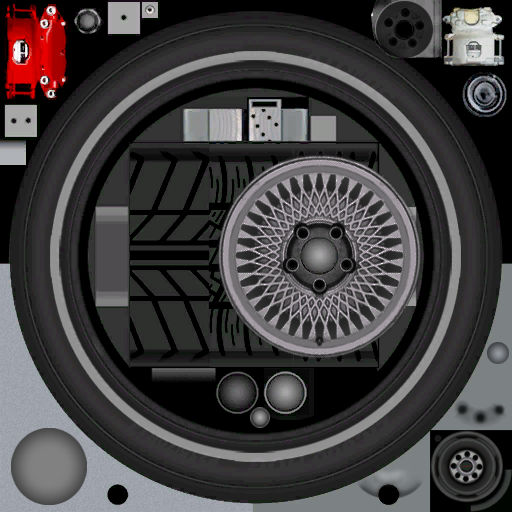
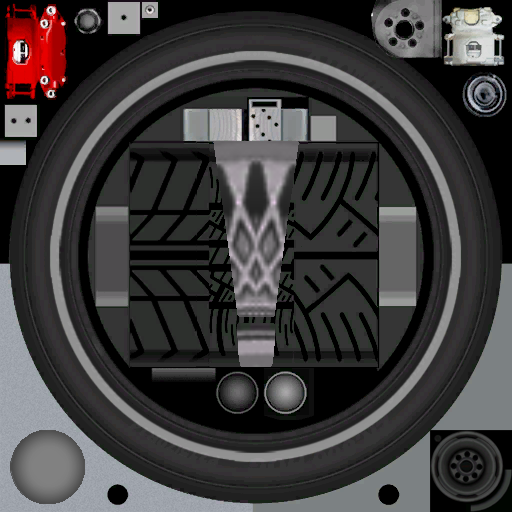
Revision of a layered w=512, h=512 image; what changed, layer by layer:
removed group "CLASSICAL" (7 layers) from group "CHEVROLET CAPRICE" over left=11, top=51, right=461, bottom=505
removed layer "Слой 3" from group "CLASSICAL" over left=300, top=237, right=338, bottom=275
removed layer "Заливка цветом 1" (was vivid light, 50%) from group "CLASSICAL" over left=50, top=51, right=461, bottom=462
removed group "CLASSICAL DISK" (3 layers) from group "CLASSICAL" over left=11, top=150, right=426, bottom=505
removed layer "Слой 5" from group "CLASSICAL DISK" over left=11, top=428, right=87, bottom=505
removed layer "WHEEL" from group "CLASSICAL DISK" over left=215, top=150, right=426, bottom=362
removed layer "WHEEL BACKGROUND" from group "CLASSICAL DISK" over left=219, top=156, right=420, bottom=357
removed layer "ADVANCE TEXTURE" over left=11, top=1, right=509, bottom=505
added layer "CAPRICE CLASSICAL" in group "CHEVROLET CAPRICE" over left=10, top=13, right=499, bottom=504
